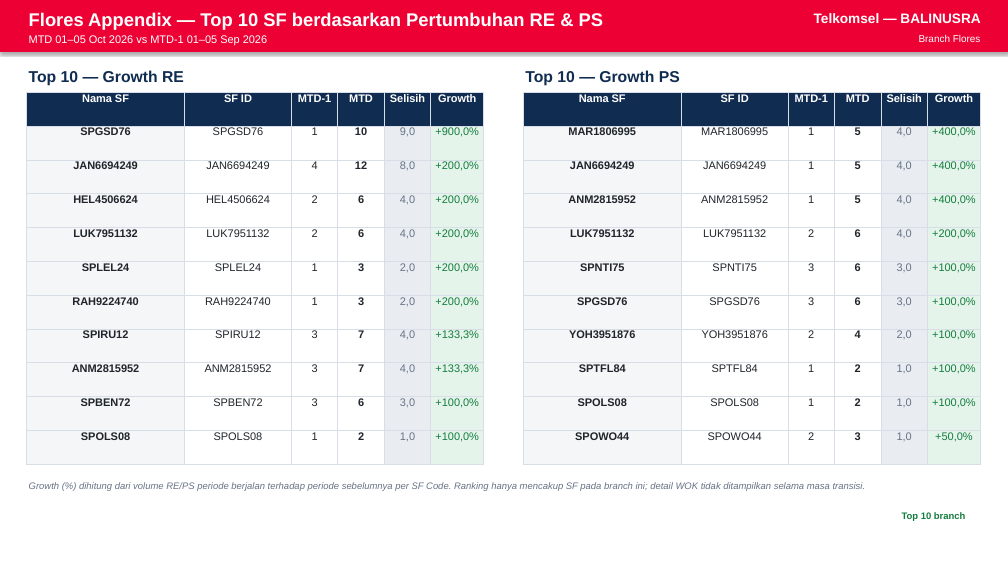
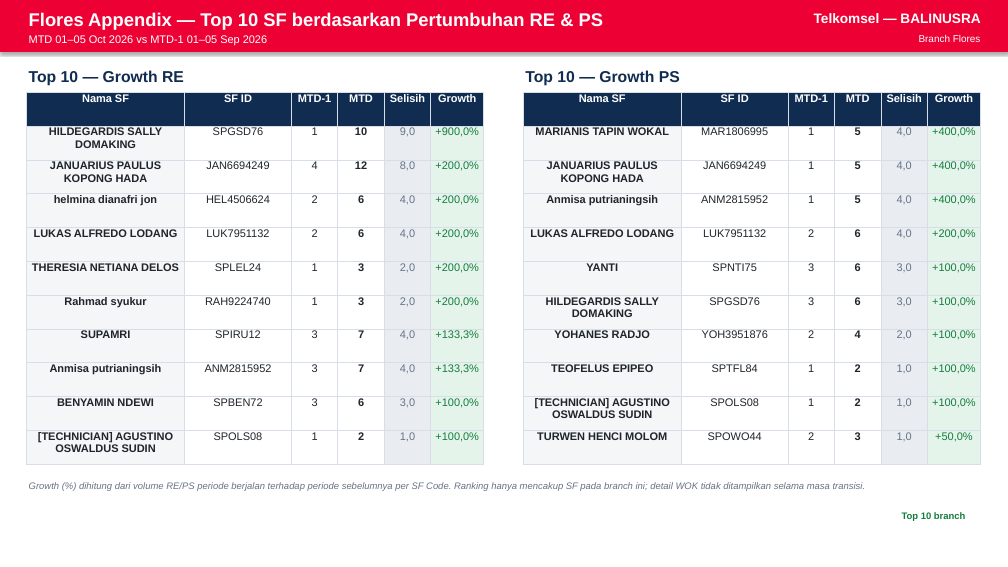
Before and after one commit to linktreehhbalnus-eng/wow_balnus, a slide deck: slide 9 of beta_12wok/reports/BRANCH_FLORES_PERFORMANCE_SUMMARY_20261005_INARA.pptx. Drawn at 1008x567 pixels with LibreOffice and Linux fonts; fonts in the diff are those of the drawing. Boxes give left, top, right and bottom in pixels: in the first picture for what was removed or moved away, otherwise in the second. Text is boxed around its words. In the diff, an @@ line names an element or a change of style, - is before the commit and + after.

```diff
--- a/beta_12wok/reports/BRANCH_FLORES_PERFORMANCE_SUMMARY_20261005_INARA.pptx
+++ b/beta_12wok/reports/BRANCH_FLORES_PERFORMANCE_SUMMARY_20261005_INARA.pptx
@@ table at <box>26,92,485,464</box> @@
-row 2, column 1: SPGSD76
+row 2, column 1: HILDEGARDIS SALLY DOMAKING
-row 3, column 1: JAN6694249
+row 3, column 1: JANUARIUS PAULUS KOPONG HADA
-row 4, column 1: HEL4506624
+row 4, column 1: helmina dianafri jon
-row 5, column 1: LUK7951132
+row 5, column 1: LUKAS ALFREDO LODANG
-row 6, column 1: SPLEL24
+row 6, column 1: THERESIA NETIANA DELOS
-row 7, column 1: RAH9224740
+row 7, column 1: Rahmad syukur
-row 8, column 1: SPIRU12
+row 8, column 1: SUPAMRI
-row 9, column 1: ANM2815952
+row 9, column 1: Anmisa putrianingsih
-row 10, column 1: SPBEN72
+row 10, column 1: BENYAMIN NDEWI
-row 11, column 1: SPOLS08
+row 11, column 1: [TECHNICIAN] AGUSTINO OSWALDUS SUDIN
@@ table at <box>523,92,982,464</box> @@
-row 2, column 1: MAR1806995
+row 2, column 1: MARIANIS TAPIN WOKAL
-row 3, column 1: JAN6694249
+row 3, column 1: JANUARIUS PAULUS KOPONG HADA
-row 4, column 1: ANM2815952
+row 4, column 1: Anmisa putrianingsih
-row 5, column 1: LUK7951132
+row 5, column 1: LUKAS ALFREDO LODANG
-row 6, column 1: SPNTI75
+row 6, column 1: YANTI
-row 7, column 1: SPGSD76
+row 7, column 1: HILDEGARDIS SALLY DOMAKING
-row 8, column 1: YOH3951876
+row 8, column 1: YOHANES RADJO
-row 9, column 1: SPTFL84
+row 9, column 1: TEOFELUS EPIPEO
-row 10, column 1: SPOLS08
+row 10, column 1: [TECHNICIAN] AGUSTINO OSWALDUS SUDIN
-row 11, column 1: SPOWO44
+row 11, column 1: TURWEN HENCI MOLOM
```
Also in this commit, not shown: 4 other slides changed, 20 other files.
